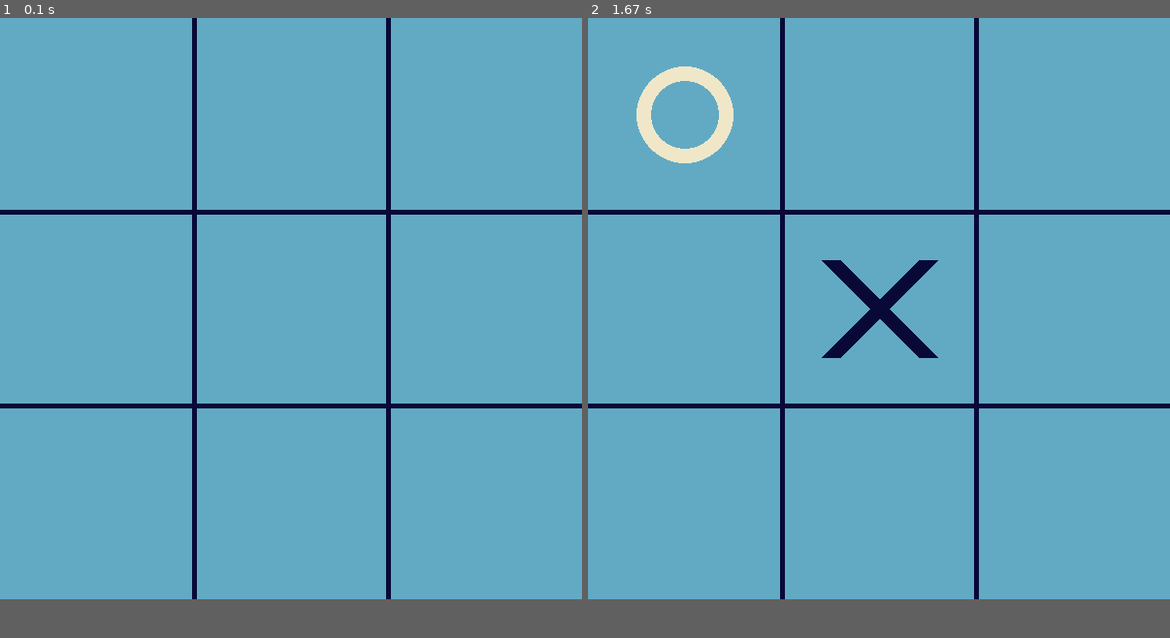
Above: before the commit, frames 1-2 (left to right).
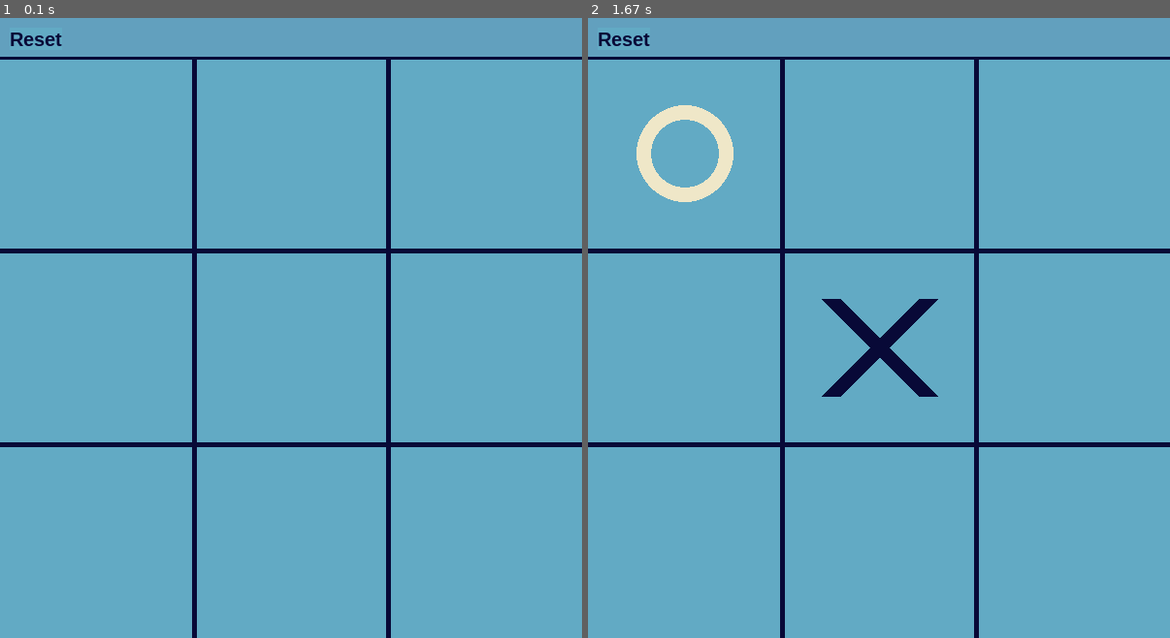
Above: after the commit, the same moments.

Repository: faridbani/Tic_Tac_Toe_pygame
Game: pygame game, started from tic_tac_toe.py
Same seed, same stepped clock (60 frames per second), same inputs: the game is played once before the commit and once after it.
Inputs (mouse positions are in pixels of both pictures, inside the frame that each line leads up to):
- Up to frame 1 (0.1 s): no input
- Up to frame 2 (1.67 s): click (879, 328) at 0.38 s
In our replay, the window is 600x600 before the commit and 600x640 after it. These sizes can differ from the game's own. Grey fills any space a smaller window leaves; there, only what the larger window draws over its background counts as a difference.

The runs differ from the first frame. In frame 1, 3.9% of the frame differs, in the area x 0-100%, y 0-100%; in frame 2, 7.4%.

Commit message:
Added menu surface and Reset button

Diff:
--- a/constants.py
+++ b/constants.py
@@ -1,15 +1,20 @@
 # Constans
 
-HIGH = 600
-WIGHT = 600
+HIGHT = 600
+WIDTH = 600
+MENU_HIGHT = 40
+
+S_HIGHT = HIGHT + MENU_HIGHT
 
 ROWS = 3
 COLS = 3
-SQUER_SIZE = WIGHT // ROWS
+SQUER_SIZE = WIDTH // ROWS
 
 LINE_WIDTH = 5
 CIRC_WIDTH = 15
 CROSS_WIDTH = 20
+
+MENU_SIZE = (WIDTH, MENU_HIGHT)
 
 RADUS = SQUER_SIZE // 4
 
@@ -17,6 +22,7 @@
 
 # Colors
 BG_COLOR = (98, 170, 196)
+MENU_COLOR = (98, 160, 190)
 LINE_COLOR = (8, 9, 55)
 CIRC_COLOR = (239, 231, 200)
 CROSS_COLOR = (66, 66, 66)
--- a/tic_tac_toe.py
+++ b/tic_tac_toe.py
@@ -9,9 +9,24 @@
 from constants import *
 
 pygame.init()
-screen = pygame.display.set_mode((HIGH, WIGHT))
+screen = pygame.display.set_mode((WIDTH, S_HIGHT))
 pygame.display.set_caption('Tic Tac Toe')
 screen.fill(BG_COLOR)
+menu_surface = pygame.Surface(MENU_SIZE)
+menu_surface.fill(MENU_COLOR)
+
+bfont = pygame.font.SysFont("Arial", 20, bold=True)
+
+class Button:
+    def __init__(self, text) -> None:
+        self.text = bfont.render(text, 1, LINE_COLOR, BG_COLOR)
+        self.size = self.text.get_size()
+        self.text_surface = pygame.Surface(self.size)
+        #self.text_surface.fill(BG_COLOR)
+
+    def show(self):
+        self.text_surface.blit(self.text, (0, 0))
+        menu_surface.blit(self.text_surface, (10, 10))
 
 class Board:
     def __init__(self) -> None:
@@ -30,31 +45,31 @@
         for col in range(COLS):
             if self.squers[0][col] ==  self.squers[1][col] ==  self.squers[2][col] != 0:
                 if show:
-                    sPos = (col * SQUER_SIZE + SQUER_SIZE // 2, 0)
-                    ePos = (col * SQUER_SIZE + SQUER_SIZE // 2, HIGH)
+                    sPos = (col * SQUER_SIZE + SQUER_SIZE // 2, MENU_HIGHT)
+                    ePos = (col * SQUER_SIZE + SQUER_SIZE // 2, HIGHT + MENU_HIGHT)
                     pygame.draw.line(screen, WIN_COLOR, sPos, ePos, LINE_WIDTH)
                 return self.squers[0][col]
         # horizontal win
         for row in range(ROWS):
             if self.squers[row][0] ==  self.squers[row][1] ==  self.squers[row][2] != 0:
                 if show:
-                    sPos = (0, row * SQUER_SIZE + SQUER_SIZE // 2)
-                    ePos = (WIGHT, row * SQUER_SIZE + SQUER_SIZE // 2)
+                    sPos = (0, row * SQUER_SIZE + SQUER_SIZE // 2 + MENU_HIGHT)
+                    ePos = (WIDTH, row * SQUER_SIZE + SQUER_SIZE // 2 + MENU_HIGHT)
                     pygame.draw.line(screen, WIN_COLOR, sPos, ePos, LINE_WIDTH)
                 return self.squers[row][0]
         # desc diagonal
         if self.squers[0][0] ==  self.squers[1][1] ==  self.squers[2][2] != 0:
             if show:
-                sPos = (0, 0)
-                ePos = (WIGHT, HIGH)
+                sPos = (0, MENU_HIGHT)
+                ePos = (WIDTH, HIGHT + MENU_HIGHT)
                 pygame.draw.line(screen, WIN_COLOR, sPos, ePos, LINE_WIDTH)
             return self.squers[1][1]
 
         # asc diagonal
         if self.squers[2][0] ==  self.squers[1][1] ==  self.squers[0][2] != 0:
             if show:
-                sPos = (WIGHT, 0)
-                ePos = (0, HIGH)
+                sPos = (WIDTH, MENU_HIGHT)
+                ePos = (0, HIGHT + MENU_HIGHT)
                 pygame.draw.line(screen, WIN_COLOR, sPos, ePos, LINE_WIDTH)
             return self.squers[1][1]
 
@@ -167,11 +182,12 @@
         # set bg
         screen.fill(BG_COLOR)
         # vertical lines
-        pygame.draw.line(screen, LINE_COLOR, (0, SQUER_SIZE), (WIGHT, SQUER_SIZE), 5)
-        pygame.draw.line(screen, LINE_COLOR, (0, HIGH - SQUER_SIZE), (WIGHT, HIGH - SQUER_SIZE), 5)
+        pygame.draw.line(screen, LINE_COLOR, (0, MENU_HIGHT), (WIDTH, MENU_HIGHT), 5)
+        pygame.draw.line(screen, LINE_COLOR, (0, SQUER_SIZE+MENU_HIGHT), (WIDTH, SQUER_SIZE+MENU_HIGHT), 5)
+        pygame.draw.line(screen, LINE_COLOR, (0, HIGHT - SQUER_SIZE+MENU_HIGHT), (WIDTH, HIGHT - SQUER_SIZE+MENU_HIGHT), 5)
         # horizontal lines
-        pygame.draw.line(screen, LINE_COLOR, (SQUER_SIZE, 0), (SQUER_SIZE, HIGH), 5)
-        pygame.draw.line(screen, LINE_COLOR, (WIGHT - SQUER_SIZE, 0), (WIGHT - SQUER_SIZE, HIGH), 5)
+        pygame.draw.line(screen, LINE_COLOR, (SQUER_SIZE, MENU_HIGHT), (SQUER_SIZE, HIGHT+MENU_HIGHT), 5)
+        pygame.draw.line(screen, LINE_COLOR, (WIDTH - SQUER_SIZE, MENU_HIGHT), (WIDTH - SQUER_SIZE, HIGHT+MENU_HIGHT), 5)
 
     def make_move(self, row, col):
         self.board.mark_sqr(row, col, self.player)
@@ -194,27 +210,29 @@
         if self.player == 1:
             # a cross
             # desc-line
-            start_desc = (col * SQUER_SIZE + OFFSET, row * SQUER_SIZE + OFFSET)
-            end_desc = (col * SQUER_SIZE + SQUER_SIZE - OFFSET, row * SQUER_SIZE + SQUER_SIZE - OFFSET)
+            start_desc = (col * SQUER_SIZE + OFFSET, row * SQUER_SIZE + OFFSET + MENU_HIGHT)
+            end_desc = (col * SQUER_SIZE + SQUER_SIZE - OFFSET, row * SQUER_SIZE + SQUER_SIZE - OFFSET + MENU_HIGHT)
             pygame.draw.line(screen, LINE_COLOR, start_desc, end_desc, CROSS_WIDTH)
             # asc-line
-            start_asc = (col * SQUER_SIZE + OFFSET, row * SQUER_SIZE + SQUER_SIZE  - OFFSET)
-            end_asc = (col * SQUER_SIZE + SQUER_SIZE - OFFSET, row * SQUER_SIZE + OFFSET)
+            start_asc = (col * SQUER_SIZE + OFFSET, row * SQUER_SIZE + SQUER_SIZE  - OFFSET + MENU_HIGHT)
+            end_asc = (col * SQUER_SIZE + SQUER_SIZE - OFFSET, row * SQUER_SIZE + OFFSET + MENU_HIGHT)
             pygame.draw.line(screen, LINE_COLOR, start_asc, end_asc, CROSS_WIDTH)
 
         elif self.player == 2:
             # a circle
-            center = (col * SQUER_SIZE + SQUER_SIZE // 2, row * SQUER_SIZE + SQUER_SIZE // 2)
+            center = (col * SQUER_SIZE + SQUER_SIZE // 2, row * SQUER_SIZE + SQUER_SIZE // 2 + MENU_HIGHT )
             pygame.draw.circle(screen, CIRC_COLOR, center, RADUS, CIRC_WIDTH)
 
 # main
 def main():
     game = Game()
+    reset_button = Button("Reset")
     board = game.board
     ai = game.ai
     # The main loop
     while True:
-
+        screen.blit(menu_surface, (0, 0))
+        reset_button.show()
         for event in pygame.event.get():
 
             if event.type == pygame.QUIT:
@@ -242,15 +260,21 @@
 
             if event.type == pygame.MOUSEBUTTONDOWN:
                 pos = pygame.mouse.get_pos()
-                col = pos[0] // SQUER_SIZE
-                row = pos[1] // SQUER_SIZE
-
-                if board.empty_squer(row, col) and game.running:
-                    game.make_move(row, col)
-
-                    if game.gameover():
-                        game.running = False
-
+                if pos[1] > MENU_HIGHT:
+                    #print(pos)
+                    col = pos[0] // SQUER_SIZE
+                    row = (pos[1] - MENU_HIGHT) // SQUER_SIZE
+
+                    if board.empty_squer(row, col) and game.running:
+                        game.make_move(row, col)
+
+                        if game.gameover():
+                            game.running = False
+                else:
+                    if 10 < pos[0] < reset_button.size[0] + 10:
+                        game.reset()
+                        board = game.board
+                        ai = game.ai
 
         if game.gamemode == 'ai' and game.player == ai.player and game.running:
             # update the screen
Not shown, changed: .gitingone
